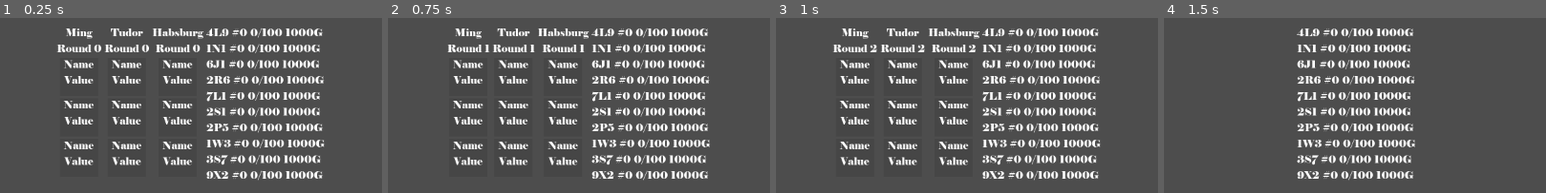
Above: before the commit, frames 1-4 (left to right).
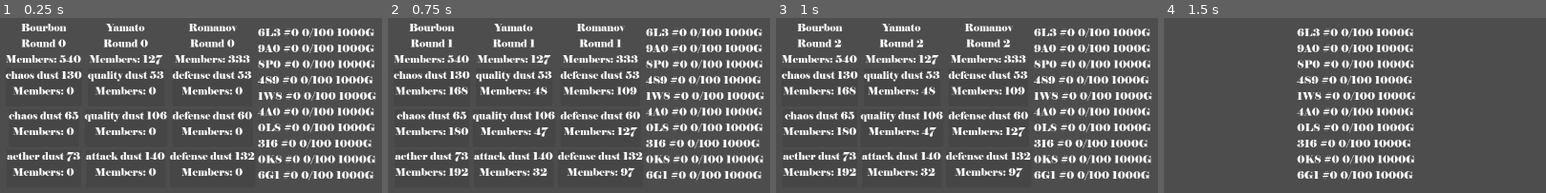
Above: after the commit, the same moments.

Repository: Pe3Hu/-kemukari
Game: Godot game, scene res://scene/game/Game.tscn
Same seed, same stepped clock (60 frames per second), same inputs: the game is played once before the commit and once after it.
Inputs:
- Up to frame 1 (0.25 s): no input
- Up to frame 2 (0.75 s): tap Enter at 0.5 s; hold D from 0.53 s (still down); tap Space at 0.6 s
- Up to frame 3 (1 s): keep holding D; tap Space at 0.77 s
- Up to frame 4 (1.5 s): tap Space at 1.07, 1.35 s; release D at 1.28 s; hold A from 1.28 s (still down)

The runs differ from the first frame. In frame 1, 29% of the frame differs, in the area x 1-99%, y 3-93%; in frame 2, 30%; in frame 3, 30%; in frame 4, 8.5%.

Commit message:
update version 0.005
1. Global funcs from weight to percentage & get random key added
2. impersonal & personal assessments added
3. Krieger class added
4. Volkswirt sins & common_sense added

Diff:
--- /dev/null
+++ b/asset/json/dynastie_data.json
@@ -0,0 +1,72 @@
+[
+ {
+  "House": "Romanov",
+  "attack": 1,
+  "defense": 8,
+  "gold": 5,
+  "aether": 1,
+  "quantity": 1,
+  "quality": 1,
+  "chaos": 3
+ },
+ {
+  "House": "Tudor",
+  "attack": 1,
+  "defense": 3,
+  "gold": 1,
+  "aether": 5,
+  "quantity": 1,
+  "quality": 8,
+  "chaos": 1
+ },
+ {
+  "House": "Bourbon",
+  "attack": 1,
+  "defense": 1,
+  "gold": 1,
+  "aether": 8,
+  "quantity": 3,
+  "quality": 1,
+  "chaos": 5
+ },
+ {
+  "House": "Habsburg",
+  "attack": 3,
+  "defense": 1,
+  "gold": 8,
+  "aether": 1,
+  "quantity": 5,
+  "quality": 1,
+  "chaos": 1
+ },
+ {
+  "House": "Yamato",
+  "attack": 8,
+  "defense": 1,
+  "gold": 1,
+  "aether": 3,
+  "quantity": 1,
+  "quality": 5,
+  "chaos": 1
+ },
+ {
+  "House": "Ming",
+  "attack": 1,
+  "defense": 5,
+  "gold": 1,
+  "aether": 1,
+  "quantity": 8,
+  "quality": 3,
+  "chaos": 1
+ },
+ {
+  "House": "Osman",
+  "attack": 5,
+  "defense": 1,
+  "gold": 3,
+  "aether": 1,
+  "quantity": 1,
+  "quality": 1,
+  "chaos": 8
+ }
+]
--- /dev/null
+++ b/asset/json/volkswirt_data.json
@@ -0,0 +1,72 @@
+[
+ {
+  "Sin": "Pride",
+  "attack": 1,
+  "defense": 0,
+  "gold": 0,
+  "aether": 6,
+  "quantity": 0,
+  "quality": 3,
+  "chaos": 0
+ },
+ {
+  "Sin": "Greed",
+  "attack": 0,
+  "defense": 0,
+  "gold": 6,
+  "aether": 0,
+  "quantity": 3,
+  "quality": 1,
+  "chaos": 0
+ },
+ {
+  "Sin": "Gluttony",
+  "attack": 3,
+  "defense": 0,
+  "gold": 1,
+  "aether": 0,
+  "quantity": 6,
+  "quality": 0,
+  "chaos": 0
+ },
+ {
+  "Sin": "Wrath",
+  "attack": 6,
+  "defense": 1,
+  "gold": 0,
+  "aether": 0,
+  "quantity": 0,
+  "quality": 0,
+  "chaos": 3
+ },
+ {
+  "Sin": "Lust",
+  "attack": 0,
+  "defense": 3,
+  "gold": 0,
+  "aether": 1,
+  "quantity": 0,
+  "quality": 0,
+  "chaos": 6
+ },
+ {
+  "Sin": "Sloth",
+  "attack": 0,
+  "defense": 0,
+  "gold": 0,
+  "aether": 3,
+  "quantity": 1,
+  "quality": 6,
+  "chaos": 0
+ },
+ {
+  "Sin": "Envy",
+  "attack": 0,
+  "defense": 6,
+  "gold": 3,
+  "aether": 0,
+  "quantity": 0,
+  "quality": 0,
+  "chaos": 1
+ }
+]
--- a/project.godot
+++ b/project.godot
@@ -24,6 +24,7 @@
 Classes_4="*res://script/Classes_4.gd"
 Classes_5="*res://script/Classes_5.gd"
 Classes_0="*res://script/Classes_0.gd"
+Classes_6="*res://script/Classes_6.gd"
 
 [display]
 
--- /dev/null
+++ b/scene/5/auktionslos/Auktionslos.gd
@@ -0,0 +1,15 @@
+extends MarginContainer
+
+
+var parent = null
+
+
+func set_parent(parent_) -> void:
+	parent = parent_
+	$Labels/Name.text = parent.word.type + " " + str(parent.num.stack)
+	update_members()
+
+
+
+func update_members() -> void:
+	$Labels/Members.text = "Members: " + str(parent.arr.bieter.size())
--- a/scene/5/auktionslos/Auktionslos.tscn
+++ b/scene/5/auktionslos/Auktionslos.tscn
@@ -1,6 +1,7 @@
-[gd_scene load_steps=4 format=3 uid="uid://1acvf1d6n0rm"]
+[gd_scene load_steps=5 format=3 uid="uid://1acvf1d6n0rm"]
 
 [ext_resource type="Texture2D" uid="uid://0eg48sxacplr" path="res://asset/png/sektor/empty.png" id="1_o0jw0"]
+[ext_resource type="Script" path="res://scene/5/auktionslos/Auktionslos.gd" id="1_s6blh"]
 [ext_resource type="FontFile" uid="uid://dk3ytja0i6utv" path="res://asset/font/ELEPHNT.TTF" id="2_5nfr7"]
 [ext_resource type="LabelSettings" uid="uid://dwi3jqaqpjep8" path="res://asset/font/basic_label_setting.tres" id="3_dpc3y"]
 
@@ -18,6 +19,7 @@
 grow_vertical = 2
 size_flags_horizontal = 4
 size_flags_vertical = 4
+script = ExtResource("1_s6blh")
 
 [node name="BG" type="TextureRect" parent="."]
 layout_mode = 2
@@ -34,7 +36,7 @@
 horizontal_alignment = 1
 vertical_alignment = 1
 
-[node name="Value" type="Label" parent="Labels"]
+[node name="Members" type="Label" parent="Labels"]
 layout_mode = 2
 theme_override_fonts/font = ExtResource("2_5nfr7")
 text = "Value
--- a/scene/5/bieter/Bieter.gd
+++ b/scene/5/bieter/Bieter.gd
@@ -2,6 +2,7 @@
 
 
 var parent = null
+
 
 func set_parent(parent_) -> void:
 	parent = parent_
--- a/scene/5/versteigerung/Versteigerung.gd
+++ b/scene/5/versteigerung/Versteigerung.gd
@@ -6,8 +6,12 @@
 
 func set_parent(parent_) -> void:
 	parent = parent_
-	$House.text = parent.word.house
+	$House.text = parent.obj.dynastie.word.house
 	$Round.text = "Round " + str(parent.num.round.current)
+
+
+func update_members() -> void:
+	$Members.text = "Members: " + str(parent.arr.bieter.size())
 
 
 func next_round() -> void:
@@ -15,5 +19,11 @@
 		parent.num.round.current += 1
 		$Round.text = "Round " + str(parent.num.round.current)
 
+		for bieter in parent.arr.bieter:
+			bieter.obj.volkswirt.select_auktionslos()
+
+		for auktionslos in parent.arr.auktionslos:
+			auktionslos.scene.myself.update_members()
+
 		if parent.num.round.current > parent.num.round.max:
 			parent.payouts()
--- a/scene/5/versteigerung/Versteigerung.tscn
+++ b/scene/5/versteigerung/Versteigerung.tscn
@@ -31,5 +31,13 @@
 horizontal_alignment = 1
 vertical_alignment = 1
 
+[node name="Members" type="Label" parent="."]
+layout_mode = 2
+text = "0
+"
+label_settings = ExtResource("1_4ocgu")
+horizontal_alignment = 1
+vertical_alignment = 1
+
 [node name="Versteigerung" type="VBoxContainer" parent="."]
 layout_mode = 2
--- a/script/Classes_5.gd
+++ b/script/Classes_5.gd
@@ -1,9 +1,9 @@
 extends Node
-
 
 
 #Династия
 class Dynastie:
+	var num = {}
 	var word = {}
 	var obj = {}
 
@@ -11,130 +11,59 @@
 	func _init(input_) -> void:
 		word.house = input_.house
 		obj.austausch = input_.austausch
-
-
-#Ставка
-class Bewertung:
-	var num = {}
-	var obj = {}
-
-
-	func _init(input_) -> void:
-		obj.bieter = input_.bieter
-
-
-#Сокровищница
-class Schatzamt:
-	var num = {}
-	var obj = {}
-
-
-	func _init(input_) -> void:
-		obj.bieter = input_.bieter
-		init_gold(input_.gold)
-		init_aether()
-
-
-	func init_gold(gold_) -> void:
-		num.gold = {}
-		num.gold.max = gold_
-		num.gold.current = num.gold.max
-
-
-	func init_aether() -> void:
-		num.aether = {}
-		num.aether.stage = -1
-		num.aether.harvesting = 1
-		next_aether_phase()
-
-
-	func next_aether_phase() -> void:
-		num.aether.stage += 1
-		num.aether.current = 0
-		num.aether.max = pow((num.aether.stage+10),2)
-		num.aether.total = num.aether.current
-
-
-#Экономист
-class Volkswirt:
-	var obj = {}
-
-
-	func _init(input_) -> void:
-		obj.bieter = input_.bieter
-
-
-#Дипломат
-class Diplomat:
-	var obj = {}
-
-
-	func _init(input_) -> void:
-		obj.bieter = input_.bieter
-
-
-#Участник торгов
-class Bieter:
-	var word = {}
-	var obj = {}
-	var scene = {}
-
-
-	func _init(input_) -> void:
-		word.callsign = input_.callsign
-		obj.versteigerung = null
-		obj.austausch = input_.austausch
-		init_schatzamt(input_.gold)
-		init_volkswirt()
-		init_bewertung()
-		init_diplomat()
-		init_scene()
-
-
-	func init_scene() -> void:
-		scene.myself = Global.scene.bieter.instantiate()
-		scene.myself.set_parent(self)
-
-
-	func init_schatzamt(gold_) -> void:
-		var input = {}
-		input.gold = gold_
-		input.bieter = self
-		obj.schatzamt = Classes_5.Schatzamt.new(input)
-
-
-	func init_volkswirt() -> void:
-		var input = {}
-		input.bieter = self
-		obj.volkswirt = Classes_5.Volkswirt.new(input)
-
-
-	func init_bewertung() -> void:
-		var input = {}
-		input.bieter = self
-		obj.bewertung = Classes_5.Bewertung.new(input)
-
-
-	func init_diplomat() -> void:
-		var input = {}
-		input.bieter = self
-		obj.diplomat = Classes_5.Diplomat.new(input)
+		num.parameter = Global.dict.dynastie.house[word.house]
+
+
+	func get_parameters_for_lots(size_) -> Array:
+		var parameters = []
+		var options = []
+
+		for key in num.parameter.keys():
+			for _j in num.parameter[key]:
+				options.append(key)
+
+		for _i in size_:
+			options.shuffle()
+			var parameter = Global.get_random_element(options)
+			parameters.append(parameter)
+
+		return parameters
+
+
+#Сокровище
+class Kostbarkeiten:
+	var num = {}
+	var word = {}
+	var obj = {}
+
+
+	func _init(input_) -> void:
+		word.type = input_.type
+		num.stack = input_.stack
+
 
 
 #Лот аукциона
 class Auktionslos:
+	var word = {}
+	var num = {}
+	var arr = {}
 	var obj = {}
 	var scene = {}
 
 
 	func _init(input_) -> void:
 		obj.versteigerung = input_.versteigerung
+		word.type = input_.type
+		num.stack = input_.stack
+		arr.bieter = []
 		init_scene()
 
 
 	func init_scene() -> void:
 		scene.myself = Global.scene.auktionslos.instantiate()
 		obj.versteigerung.scene.myself.get_node("Versteigerung").add_child(scene.myself)
+		scene.myself.set_parent(self)
 
 
 #Аукцион
@@ -142,13 +71,14 @@
 	var num = {}
 	var word = {}
 	var arr = {}
+	var dict = {}
 	var obj = {}
 	var scene = {}
 
 
 	func _init(input_) -> void:
 		word.type = input_.type
-		word.house = input_.house
+		obj.dynastie = input_.dynastie
 		num.lot = input_.lot
 		num.round = {}
 		num.round.current = 0
@@ -156,6 +86,7 @@
 		num.step = input_.step
 		num.price = input_.price
 		obj.austausch = input_.austausch
+		arr.bieter = []
 		init_scene()
 		init_auktionsloss()
 
@@ -167,17 +98,43 @@
 
 
 	func init_auktionsloss() -> void:
+		var min_stack = 50
+		var max_stack = 150
 		arr.auktionslos = []
+		var types = []
+		var parameters = obj.dynastie.get_parameters_for_lots(num.lot)
 
 		for _i in num.lot:
 			var input = {}
 			input.versteigerung = self
+			#var parameter = Global.get_random_element(Global.dict.volkswirt.parameter)
+			input.type = parameters[_i]+" dust"
+			Global.rng.randomize()
+			input.stack = round(Global.rng.randf_range(min_stack, max_stack))
 			var auktionslos = Classes_5.Auktionslos.new(input)
 			arr.auktionslos.append(auktionslos)
 
+		set_impersonal_assessment()
+
+
+	func set_impersonal_assessment() -> void:
+		dict.impersonal_assessment = {}
+
+		for auktionslos in arr.auktionslos:
+			var parameter = auktionslos.word.type.split(" ")[0]
+			var dynastie = auktionslos.obj.versteigerung.obj.dynastie
+			var weight = auktionslos.num.stack
+
+			dict.impersonal_assessment[auktionslos] = dynastie.num.parameter[parameter]*weight
+
+		if word.type == "min":
+			dict.impersonal_assessment = Global.reverse_weights(dict.impersonal_assessment)
+
+		dict.impersonal_assessment = Global.from_weight_to_percentage(dict.impersonal_assessment)
+
 
 	func payouts() -> void:
-		print("payouts ",word.house)
+		print("payouts ",obj.dynastie.word.house)
 		obj.austausch.scene.myself.get_node("Versteigerungs").remove_child(scene.myself)
 
 
@@ -215,6 +172,7 @@
 		arr.bieter = []
 
 		var gold = 1000
+		n = 1000
 
 		for _i in n:
 			var input = {}
@@ -223,7 +181,7 @@
 			arr.callsign.shuffle()
 			input.callsign = Global.get_random_element(arr.callsign)
 			arr.callsign.erase(input.callsign)
-			var bieter = Classes_5.Bieter.new(input)
+			var bieter = Classes_6.Bieter.new(input)
 			arr.bieter.append(bieter)
 
 		sort_bieters()
@@ -246,8 +204,8 @@
 	func init_dynasties() -> void:
 		dict.dynastie = {}
 		#var owners = ["Alexander","Caesar","Temujin","Elizabeth","Karl"]
-		#England France Spain Japan Turkey China German Russia
-		var houses = ["Tudor","Bourbon","Habsburg","Yamato","Osman","Ming","Oldenburg","Romanov"]
+		#England France Spain Japan Turkey China Russia German
+		var houses = ["Tudor","Bourbon","Habsburg","Yamato","Osman","Ming","Romanov"]#"Oldenburg"
 
 		for house in houses:
 			var input = {}
@@ -259,7 +217,7 @@
 
 	func init_versteigerungs() -> void:
 		arr.versteigerung = []
-		var types = ["min","min","max"]
+		var types = ["min","min","min"]
 		var lots = [3,3,3]
 		var rounds = [2,3,2]
 		var steps = [1,2,3]
@@ -275,10 +233,21 @@
 			input.price = prices[_i]
 			input.austausch = self
 			houses.shuffle()
-			input.house = Global.get_random_element(houses)
-			houses.erase(input.house)
+			var house = Global.get_random_element(houses)
+			houses.erase(house)
+			input.dynastie = dict.dynastie[house]
 			var versteigerung = Classes_5.Versteigerung.new(input)
 			arr.versteigerung.append(versteigerung)
+
+		fill_versteigerungs()
+
+
+	func fill_versteigerungs() -> void:
+		for bieter in arr.bieter:
+			bieter.obj.volkswirt.select_versteigerung()
+
+		for versteigerung in arr.versteigerung:
+			versteigerung.scene.myself.update_members()
 
 
 	func next_round() -> void:
--- /dev/null
+++ b/script/Classes_6.gd
@@ -0,0 +1,239 @@
+extends Node
+
+
+#Ставка
+class Bewertung:
+	var num = {}
+	var obj = {}
+
+
+	func _init(input_) -> void:
+		obj.bieter = input_.bieter
+
+
+#Сокровищница
+class Schatzamt:
+	var num = {}
+	var obj = {}
+
+
+	func _init(input_) -> void:
+		obj.bieter = input_.bieter
+		init_gold(input_.gold)
+		init_aether()
+
+
+	func init_gold(gold_) -> void:
+		num.gold = {}
+		num.gold.max = gold_
+		num.gold.current = num.gold.max
+
+
+	func init_aether() -> void:
+		num.aether = {}
+		num.aether.stage = -1
+		num.aether.harvesting = 1
+		next_aether_phase()
+
+
+	func next_aether_phase() -> void:
+		num.aether.stage += 1
+		num.aether.current = 0
+		num.aether.max = pow((num.aether.stage+10),2)
+		num.aether.total = num.aether.current
+
+
+#Экономист
+class Volkswirt:
+	var obj = {}
+	var dict = {}
+
+
+	func _init(input_) -> void:
+		obj.bieter = input_.bieter
+		init_sins()
+		prioritize()
+		init_common_sense()
+
+
+	func init_sins() -> void:
+		var deviations = []
+		var total_deviation = 2.0
+		Global.rng.randomize()
+		var deviation = Global.rng.randf_range(0, total_deviation)
+		deviations.append(deviation)
+		deviations.append(total_deviation-deviation)
+
+		dict.sin = {}
+		var n = 2
+		var sins = Global.dict.volkswirt.sin.keys()
+
+		for _i in n:
+			var sin = Global.get_random_element(sins)
+			sins.erase(sin)
+			dict.sin[sin] = 0.5+deviations[_i]
+
+
+	func prioritize() -> void:
+		dict.priority = {}
+		var base = 10
+
+		for parameter in Global.dict.volkswirt.parameter:
+			dict.priority[parameter] = base
+			var scale = 1
+
+			for sin in dict.sin.keys():
+				if Global.dict.volkswirt.sin[sin].keys().has(parameter):
+					dict.priority[parameter] += Global.dict.volkswirt.sin[sin][parameter]*dict.sin[sin]
+
+			dict.priority[parameter] = round(dict.priority[parameter])
+
+
+	func init_common_sense() -> void:
+		var base = 3
+		var deviations = []
+		var total_deviation = 4
+		Global.rng.randomize()
+		var deviation = Global.rng.randi_range(0, total_deviation)
+		deviations.append(deviation)
+		deviations.append(total_deviation-deviation)
+		dict.common_sense = {}
+
+		for _i in Global.arr.opinion.size():
+			var opinion = Global.arr.opinion[_i]
+			dict.common_sense[opinion] = base+deviations[_i]
+
+		#print(dict.common_sense)
+
+
+	func select_versteigerung() -> void:
+#		var options = []
+#
+#		for versteigerung in obj.bieter.obj.austausch.arr.versteigerung:
+#			for parameter in dict.priority.keys():
+#				var amount = dict.priority[parameter]*versteigerung.obj.dynastie.num.parameter[parameter]
+#
+#				for _i in amount:
+#					options.append(versteigerung)
+#
+#		options.shuffle()
+#		obj.bieter.obj.versteigerung = Global.get_random_element(options)
+
+		var dict_ = {}
+
+		for versteigerung in obj.bieter.obj.austausch.arr.versteigerung:
+			for parameter in dict.priority.keys():
+				dict_[versteigerung] = dict.priority[parameter]*versteigerung.obj.dynastie.num.parameter[parameter]
+
+		obj.bieter.obj.versteigerung = Global.get_random_key(dict_)
+		obj.bieter.obj.versteigerung.arr.bieter.append(obj.bieter)
+
+
+	func select_auktionslos() -> void:
+		if obj.bieter.obj.auktionslos == null:
+			var assessment = {}
+			assessment.personal = get_personal_assessment()
+			assessment.impersonal = obj.bieter.obj.versteigerung.dict.impersonal_assessment
+			var weights = {}
+
+			for auktionslos in obj.bieter.obj.versteigerung.arr.auktionslos:
+				weights[auktionslos] = 0
+
+				for opinion in dict.common_sense.keys():
+					weights[auktionslos] += dict.common_sense[opinion]*assessment[opinion][auktionslos]
+
+			obj.bieter.obj.auktionslos = Global.get_random_key(weights)
+			obj.bieter.obj.auktionslos.arr.bieter.append(obj.bieter)
+
+
+	func get_personal_assessment() -> Dictionary:
+		var personal_assessment = {}
+
+		for auktionslos in obj.bieter.obj.versteigerung.arr.auktionslos:
+			var parameter = auktionslos.word.type.split(" ")[0]
+			personal_assessment[auktionslos] = dict.priority[parameter]
+
+		personal_assessment = Global.from_weight_to_percentage(personal_assessment)
+		return personal_assessment
+
+
+#Воитель
+class Krieger:
+	var num = {}
+	var obj = {}
+
+
+	func _init(input_) -> void:
+		obj.bieter = input_.bieter
+		set_nums()
+
+
+	func set_nums() -> void:
+		num.attack = {}
+		num.attack.base = 1
+		num.attack.increase = {}
+		num.attack.increase.first = 0
+		num.attack.increase.second = 0
+		num.attack.scale = 1.0
+		num.defense = {}
+		num.defense.base = 1
+		num.defense.increase = {}
+		num.defense.increase.first = 0
+		num.defense.increase.second = 0
+		num.defense.scale = 1.0
+
+
+	func get_num(parametr_) -> int:
+		var value = float(num[parametr_].base+num[parametr_].increase.first)
+		value *= num[parametr_].scale
+		value += num[parametr_].increase.second
+		return floor(value)
+
+
+#Участник торгов
+class Bieter:
+	var word = {}
+	var obj = {}
+	var scene = {}
+
+
+	func _init(input_) -> void:
+		word.callsign = input_.callsign
+		obj.versteigerung = null
+		obj.auktionslos = null
+		obj.austausch = input_.austausch
+		init_schatzamt(input_.gold)
+		init_volkswirt()
+		init_bewertung()
+		init_krieger()
+		init_scene()
+
+
+	func init_scene() -> void:
+		scene.myself = Global.scene.bieter.instantiate()
+		scene.myself.set_parent(self)
+
+
+	func init_schatzamt(gold_) -> void:
+		var input = {}
+		input.gold = gold_
+		input.bieter = self
+		obj.schatzamt = Classes_6.Schatzamt.new(input)
+
+
+	func init_volkswirt() -> void:
+		var input = {}
+		input.bieter = self
+		obj.volkswirt = Classes_6.Volkswirt.new(input)
+
+
+	func init_bewertung() -> void:
+		var input = {}
+		input.bieter = self
+		obj.bewertung = Classes_6.Bewertung.new(input)
+
+
+	func init_krieger() -> void:
+		var input = {}
+		input.bieter = self
+		obj.krieger = Classes_6.Krieger.new(input)
--- a/script/Global.gd
+++ b/script/Global.gd
@@ -80,6 +80,8 @@
 	init_ahnentafel()
 	init_nachzucht()
 	set_drillinge()
+	init_volkswirt()
+	init_dynastie()
 
 
 func init_ahnentafel() -> void:
@@ -200,6 +202,42 @@
 	#tag 1: 32.5
 	#tag 2: 11.5
 	#tag 3: 2.7
+
+
+func init_volkswirt() -> void:
+	dict.volkswirt = {}
+	var path = "res://asset/json/volkswirt_data.json"
+	var array = load_data(path)
+	dict.volkswirt.sin = {}
+	dict.volkswirt.parameter = []
+
+	for volkswirt in array:
+		var data = {}
+
+		for key in volkswirt.keys():
+			if key != "Sin" && volkswirt[key] > 0:
+				data[key] = volkswirt[key]
+
+				if !dict.volkswirt.parameter.has(key):
+					dict.volkswirt.parameter.append(key)
+
+		dict.volkswirt.sin[volkswirt["Sin"]] = data
+
+
+func init_dynastie() -> void:
+	dict.dynastie = {}
+	var path = "res://asset/json/dynastie_data.json"
+	var array = load_data(path)
+	dict.dynastie.house = {}
+
+	for dynastie in array:
+		var data = {}
+
+		for key in dynastie.keys():
+			if key != "House":
+				data[key] = dynastie[key]
+
+		dict.dynastie.house[dynastie["House"]] = data
 
 
 func init_arr() -> void:
@@ -215,6 +253,7 @@
 	arr.layer = ["Top","Mid","Bot"]
 	arr.side = ["First","Second"]
 	arr.defense_line = [0,100,300,600,1000,1400,1700,1900,2000]
+	arr.opinion = ["impersonal","personal"]
 
 
 func init_node() -> void:
@@ -256,6 +295,15 @@
 	init_vec()
 	init_scene()
 
+	var test = {}
+	test["a"] = 20
+	test["b"] = 30
+	test["c"] = 50
+	test["d"] = 100
+
+	#var res = from_weight_to_percentage(test)
+	#print(res)
+
 
 func get_random_element(arr_: Array):
 	if arr_.size() == 0:
@@ -297,3 +345,62 @@
 	d += abs(a_.y-b_.y)
 	d += abs(a_.z-b_.z)
 	return d
+
+
+func get_random_key(dict_: Dictionary):
+	if dict_.keys().size() == 0:
+		print("!bug! empty array in get_random_key func")
+		return null
+
+	var total = 0
+
+	for key in dict_.keys():
+		total += dict_[key]
+
+	rng.randomize()
+	var index_r = rng.randf_range(0, 1)
+	var index = 0
+
+	for key in dict_.keys():
+		var weight = float(dict_[key])
+		index += weight/total
+
+		if index > index_r:
+			return key
+
+	print("!bug! index_r error in get_random_key func")
+	return null
+
+
+func reverse_weights(dict_: Dictionary) -> Dictionary:
+	var result = {}
+	var total = 0
+
+	for key in dict_.keys():
+		total += dict_[key]
+
+	for key in dict_.keys():
+		result[key] = total-dict_[key]
+
+	total = 0
+
+	for key in result.keys():
+		total += result[key]
+
+	for key in result.keys():
+		result[key] = round(float(result[key])/total*100)
+
+	return result
+
+
+func from_weight_to_percentage(dict_: Dictionary) -> Dictionary:
+	var result = {}
+	var total = 0
+
+	for key in dict_.keys():
+		total += dict_[key]
+
+	for key in dict_.keys():
+		result[key] = round(float(dict_[key])/total*100)
+
+	return result
